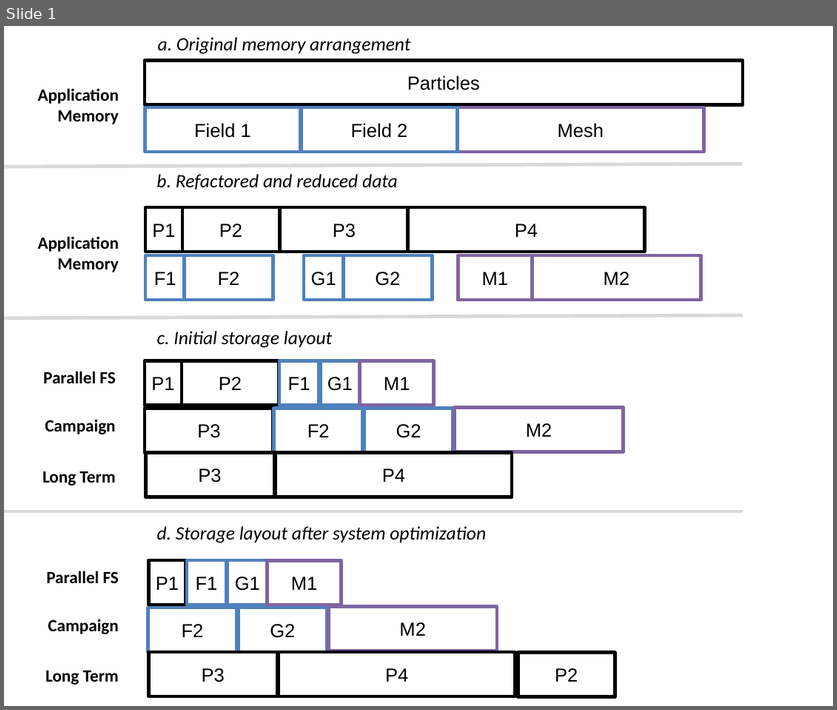
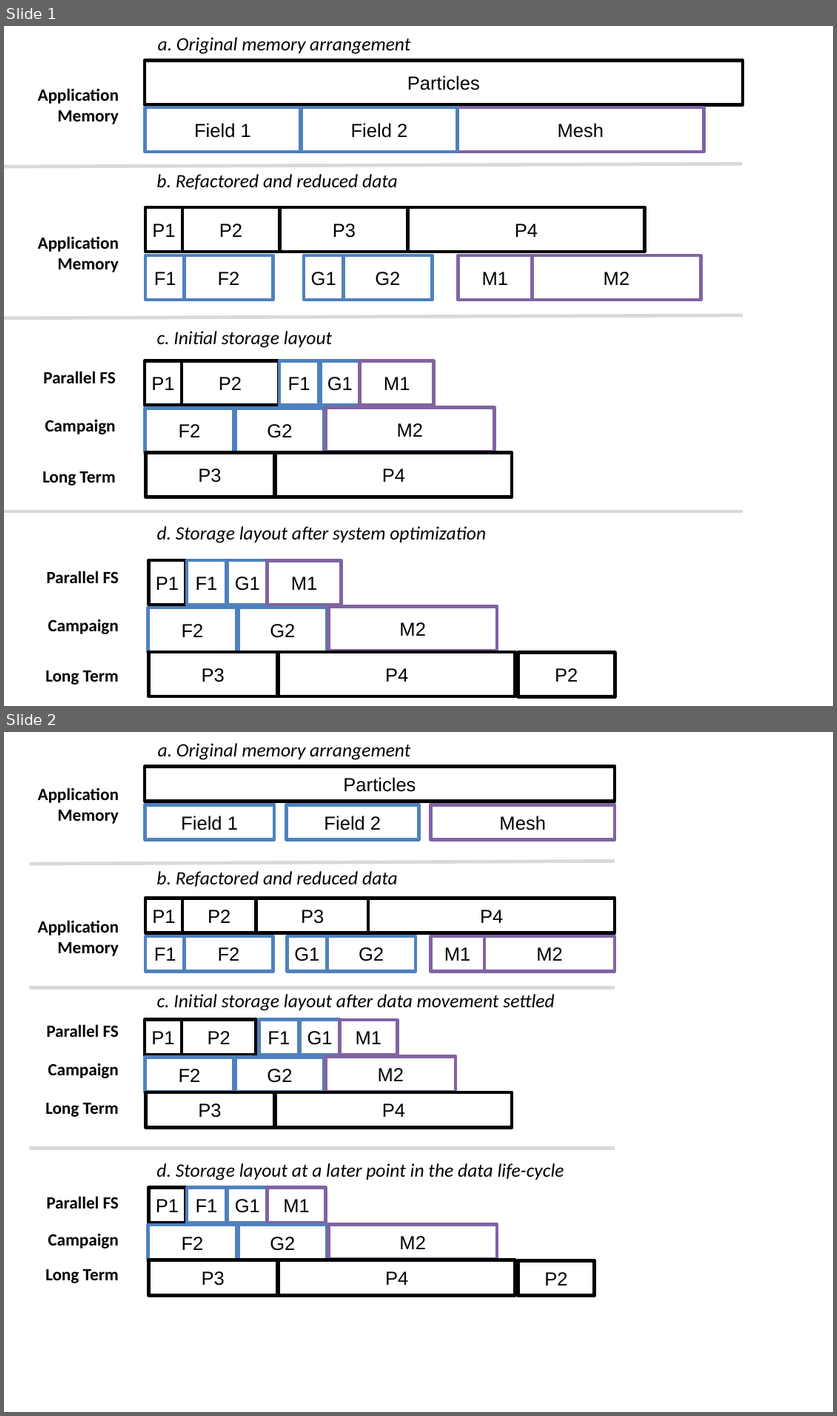
Before and after one commit to TPLink32/sirius, a slide deck: graphics/SSIO-bucket.pptx. Shown one above the other, each under a label of ours: slide 1 before the commit, slides 1 and 2 after it. The pictures are 837x710 and 837x1416 pixels, drawn with LibreOffice and Linux fonts; fonts in the diff are those of the drawing. Boxes give left, top, right and bottom in pixels: in the first picture for what was removed or moved away, otherwise in the second. Text is boxed around its words. In the diff, an @@ line names an element or a change of style, - is before the commit and + after.

Commit message:
clarified example and figure in data description

```diff
--- a/graphics/SSIO-bucket.pptx
+++ b/graphics/SSIO-bucket.pptx
@@ slide 2 added at [4,732,833,1412], background #FFFFFF @@
@@ text added at [158,743,410,760], 11 pt, text #000000, italic @@
+a. Original memory arrangement
@@ rectangle added at [145,767,615,802], fill #FFFFFF, outline #000000 2 pt, 11 pt, text #000000 @@
+Particles
@@ text added at [38,788,119,824], 10 pt, text #000000, bold @@
+Application
+Memory
@@ rectangle added at [145,805,275,839], fill #FFFFFF, outline #4F81BD 2 pt, 11 pt, text #000000 @@
+Field 1
@@ rectangle added at [286,805,418,839], fill #FFFFFF, outline #4F81BD 2 pt, 11 pt, text #000000 @@
+Field 2
@@ rectangle added at [431,805,615,839], fill #FFFFFF, outline #8064A2 2 pt, 11 pt, text #000000 @@
+Mesh
@@ line added from (30, 864) to (615, 861), #D9D9D9 2 pt @@
@@ text added at [156,871,398,887], 11 pt, text #000000, italic @@
+b. Refactored and reduced data
@@ rectangle added at [145,898,182,933], fill #FFFFFF, outline #000000 2 pt, 11 pt, text #000000 @@
+P1
@@ rectangle added at [182,898,256,933], fill #FFFFFF, outline #000000 2 pt, 11 pt, text #000000 @@
+P2
@@ rectangle added at [256,898,369,933], fill #FFFFFF, outline #000000 2 pt, 11 pt, text #000000 @@
+P3
@@ rectangle added at [367,898,614,933], fill #FFFFFF, outline #000000 2 pt, 11 pt, text #000000 @@
+P4
@@ text added at [38,920,119,956], 10 pt, text #000000, bold @@
+Application
+Memory
@@ rectangle added at [145,936,185,971], fill #FFFFFF, outline #4F81BD 2 pt, 11 pt, text #000000 @@
+F1
@@ rectangle added at [185,936,273,971], fill #FFFFFF, outline #4F81BD 2 pt, 11 pt, text #000000 @@
+F2
@@ rectangle added at [287,936,327,971], fill #FFFFFF, outline #4F81BD 2 pt, 11 pt, text #000000 @@
+G1
@@ rectangle added at [327,936,416,971], fill #FFFFFF, outline #4F81BD 2 pt, 11 pt, text #000000 @@
+G2
@@ rectangle added at [431,936,485,971], fill #FFFFFF, outline #8064A2 2 pt, 11 pt, text #000000 @@
+M1
@@ rectangle added at [484,936,614,971], fill #FFFFFF, outline #8064A2 2 pt, 11 pt, text #000000 @@
+M2
@@ line added from (30, 988) to (615, 988), #D9D9D9 2 pt @@
@@ group added at [145,994,555,1126]: 10 rectangles, 1 text @@
+P1
+P2
+F1
+G1
+M1
+G2
+M2
+F2
+P3
+P4
+c. Initial storage layout after data movement settled
@@ text added at [46,1024,119,1037], 10 pt, text #000000, bold @@
+Parallel FS
@@ text added at [48,1063,118,1078], 10 pt, text #000000, bold @@
+Campaign
@@ text added at [45,1103,119,1117], 10 pt, text #000000, bold @@
+Long Term
@@ line added from (30, 1149) to (615, 1149), #D9D9D9 2 pt @@
@@ text added at [46,1196,119,1209], 10 pt, text #000000, bold @@
+Parallel FS
@@ text added at [48,1233,118,1249], 10 pt, text #000000, bold @@
+Campaign
@@ group added at [148,1163,594,1295]: 10 rectangles, 1 text @@
+P1
+F1
+G1
+M1
+G2
+M2
+F2
+P3
+P4
+d. Storage layout at a later point in the data life-cycle
+P2
@@ text added at [45,1269,119,1283], 10 pt, text #000000, bold @@
+Long Term
@@ slide 1 changed as well @@
@@ rectangle removed at [145,409,273,453] @@
-P3
@@ 3 rectangles: place and size @@
-3 rectangles at [273,407,623,453]
+3 rectangles at [145,407,494,453]
```
Also in this commit, not shown: 2 other files.
